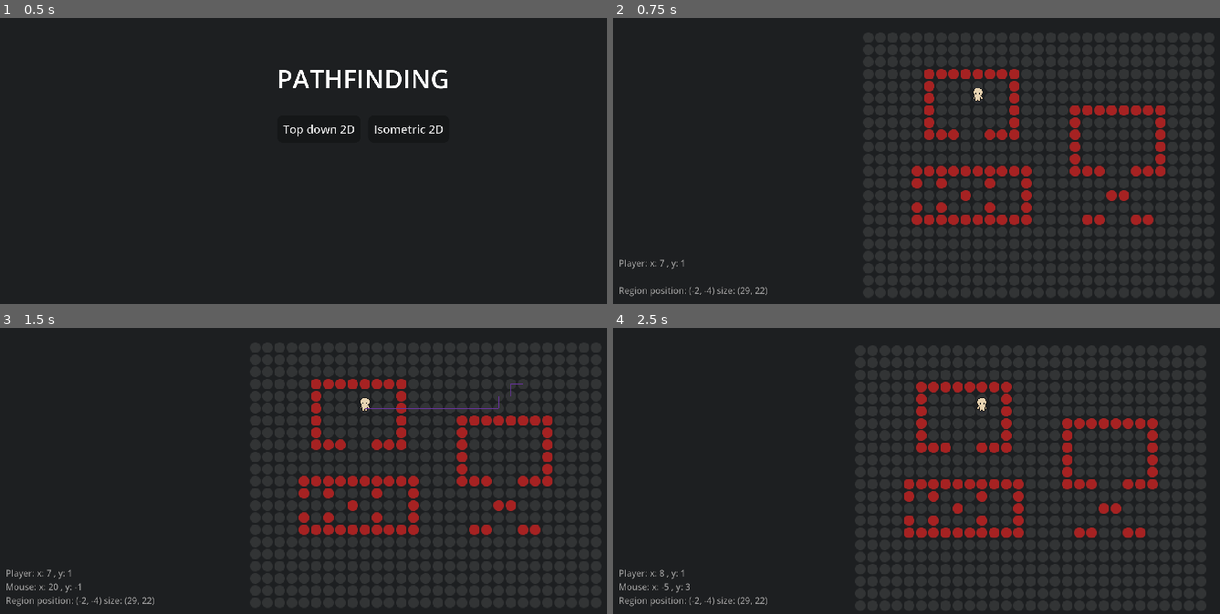
Above: before the commit, frames 1-4 (two rows, left to right).
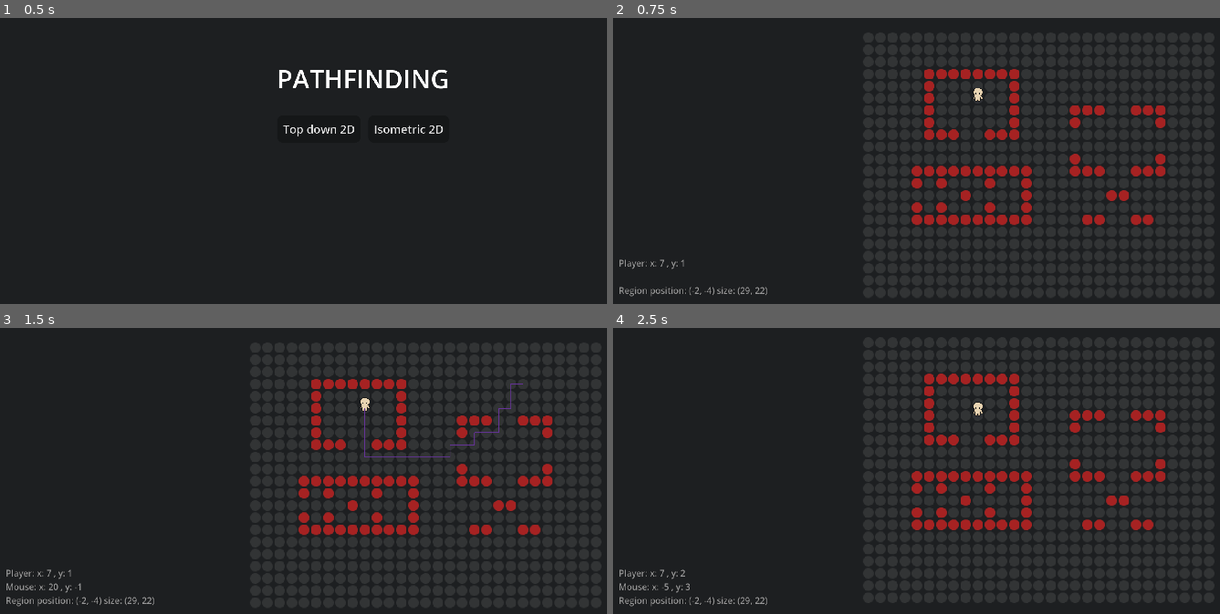
Above: after the commit, the same moments.

Repository: akrck02/godot-grid-pathfinding
Game: Godot game, scene res://main.tscn
The game is run twice, just before and just after one commit, with the same random seed, the same clock (stepped at 60 frames per second) and the same inputs.
Inputs (mouse positions are in pixels of both pictures, inside the frame that each line leads up to):
- Up to frame 1 (0.5 s): no input
- Up to frame 2 (0.75 s): click "Top down 2D" at 0.5 s
- Up to frame 3 (1.5 s): tap Enter at 1.25 s; move the mouse to (522, 388) at 1.27 s; click (522, 388) at 1.42 s
- Up to frame 4 (2.5 s): click (1135, 388) at 1.52 s; move the mouse to (831, 430) at 2.02 s; click (831, 430) at 2.17 s; click (831, 430) at 2.27 s

Frame 1 is identical in both runs. In frame 2, 0.3% of the frame differs, in the area x 75-92%, y 30-47%; in frame 3, 0.5%; in frame 4, 7.7%, in the area x 7-92%, y 15-87%.

Commit message:
remove: unnecessary logs

Diff:
--- a/entitites/tilemap/navigable_tilemap_layer.gd
+++ b/entitites/tilemap/navigable_tilemap_layer.gd
@@ -50,19 +50,26 @@
 ## Update the walls on the grid
 func set_current_walls():
 	var map = {}
-	for layer in layers:
-		for cell in layer.get_used_cells():
+	for layer: TileMapLayer in layers:
+		for cell : Vector2 in layer.get_used_cells():
+			var cell_index = _vectorToString(cell)
 
-			if null == map.find_key(cell):
+			if not map.has(cell_index):
 				var data = layer.get_cell_tile_data(cell)
-				map[cell] = data != null and data.get_custom_data(TYPE_PROPERTY_NAME) == WALL_TYPE
+				map[cell_index] = data != null and data.get_custom_data(TYPE_PROPERTY_NAME) == WALL_TYPE
+				_draw_debug_colors_for_cell(layer, cell, map[cell_index])
+				grid.set_point_solid(cell, map[cell_index])
 
-				print("setting solid point on %s" % cell)
-				grid.set_point_solid(cell, map[cell])
+func _vectorToString(vec : Vector2) -> String:
+	return "{x},{y}".format({"x":vec.x, "y":vec.y})
 
-				if map[cell] == true: layer.set_cell(cell, 1, Vector2(1,0))
-				# else: layer.set_cell(cell,1, Vector2(0,0))
 
+## Draw debug colors for cells
+func _draw_debug_colors_for_cell(layer : TileMapLayer, cell : Vector2, solid : bool):
+	if solid == true:
+		layer.set_cell(cell, 1, Vector2(1,0))
+	# else:
+	#	layer.set_cell(cell,1, Vector2(0,0))
 
 ## Get the used rectangle of the tilemap
 func get_used_rectangle() -> Rect2i:
@@ -78,7 +85,7 @@
 			if cell.y > max_position.y : max_position.y = cell.y
 
 	var size : Vector2 = max_position - min_position
-	return Rect2i(min_position, Vector2.ONE + size )
+	return Rect2i(min_position, Vector2.ONE + size)
 
 
 ## calculate cell index
--- a/project.godot
+++ b/project.godot
@@ -45,4 +45,3 @@
 textures/canvas_textures/default_texture_filter=3
 environment/defaults/default_clear_color=Color(0.113725, 0.121569, 0.129412, 1)
 anti_aliasing/quality/msaa_2d=1
-anti_aliasing/quality/screen_space_aa=1
--- a/world/isometric_world.tscn
+++ b/world/isometric_world.tscn
@@ -33,7 +33,7 @@
 [node name="Debug" type="Node2D" parent="." groups=["debug"]]
 
 [node name="2" type="TileMapLayer" parent="." node_paths=PackedStringArray("layers", "debug_canvas_layer")]
-z_index = 1
+z_index = 2
 y_sort_enabled = true
 tile_set = SubResource("TileSet_ing2n")
 script = ExtResource("2_koudd")
--- a/world/world.tscn
+++ b/world/world.tscn
@@ -11,8 +11,9 @@
 z_index = 999
 
 [node name="2" type="TileMapLayer" parent="."]
+z_index = 2
 y_sort_enabled = true
-tile_map_data = PackedByteArray("AAAPAAQAAQADAAAAAAAPAAUAAQADAAAAAAA=")
+tile_map_data = PackedByteArray("AAAPAAQAAQADAAAAAAAPAAUAAQADAAAAAAAWAAQAAQADAAAAAAAWAAUAAQADAAAAAAASAAIAAQADAAAAAAATAAIAAQADAAAAAAA=")
 tile_set = ExtResource("1_rkewv")
 
 [node name="1" type="TileMapLayer" parent="." node_paths=PackedStringArray("layers", "debug_canvas_layer")]
